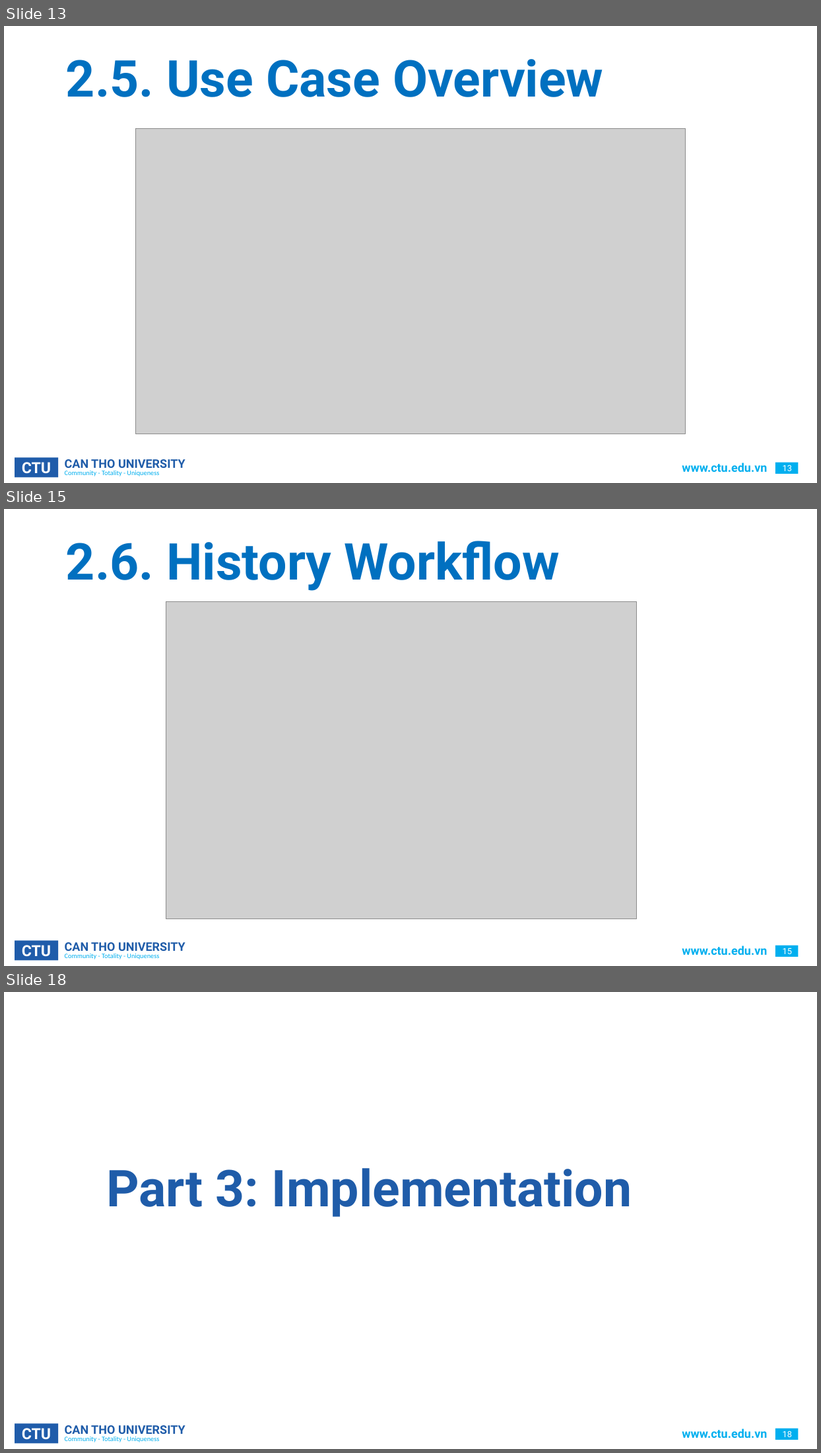
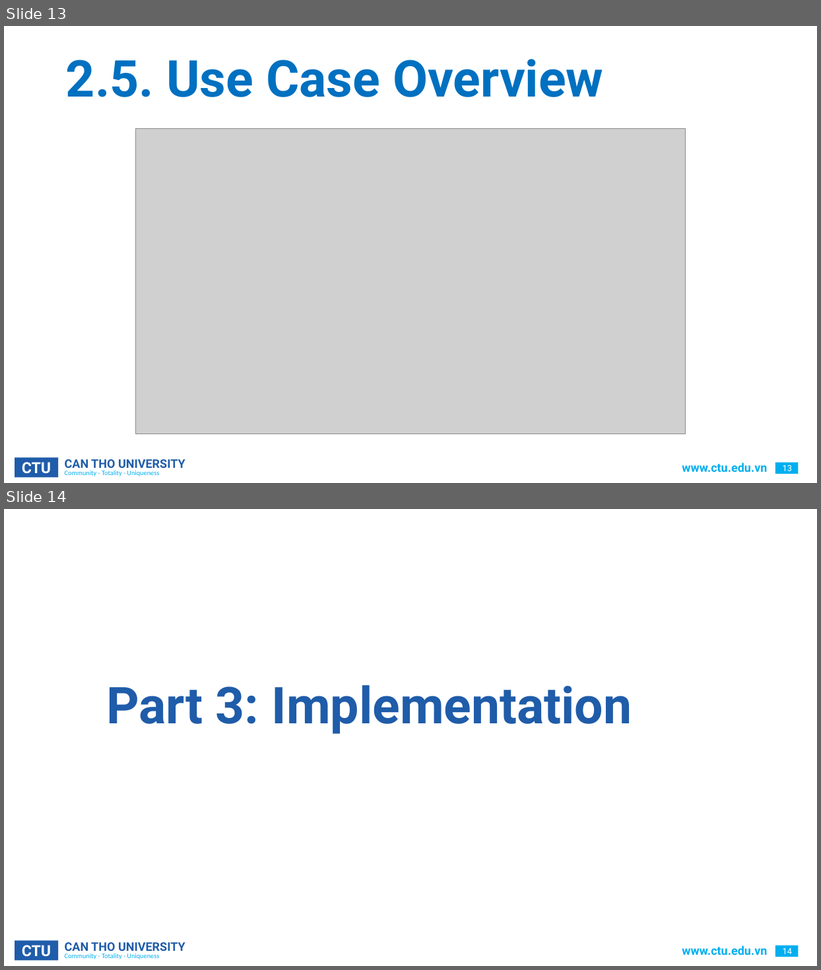
Before and after one commit to CommonHouseCat/fungiscan-mushroom-identifier, a slide deck: Báo cáo/GraduationThesis.pptx. Shown one above the other, each under a label of ours: slides 13, 15 and 18 before the commit, slides 13 and 14 after it; the slides between them are not shown. The pictures are 821x1453 and 821x970 pixels, drawn with LibreOffice and Linux fonts; fonts in the diff are those of the drawing; grey boxes stand for pictures; background and template pictures are left out. Boxes give left, top, right and bottom in pixels: in the first picture for what was removed or moved away, otherwise in the second. Text is boxed around its words. In the diff, an @@ line names an element or a change of style, - is before the commit and + after.

```diff
--- a/Báo cáo/GraduationThesis.pptx
+++ b/Báo cáo/GraduationThesis.pptx
@@ slide 15 removed at [4, 509, 817, 966], background #FFFFFF; not listed: 6 template elements that a slide beside it also shows @@
@@ title removed at [66, 541, 560, 591] @@
-2.6. History Workflow
@@ picture removed at [166, 601, 636, 920] @@
@@ what was slide 18 is now slide 14 @@
@@ page number at [783, 949, 792, 955]: text changed @@
-18
+14
```
Also in this commit, not shown: 3 other slides removed, 7 other files.
